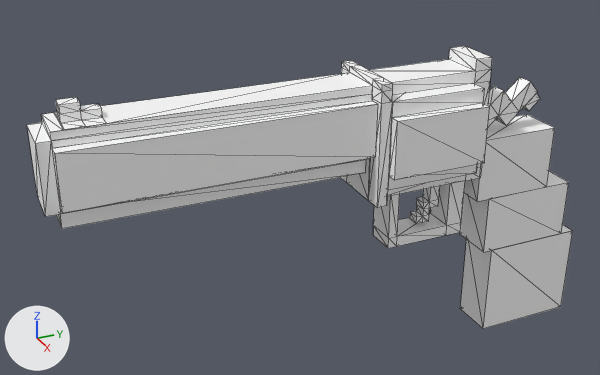
Renders of the FBX model 3d mess new/Assets/BLOCKYGON ASSETS ©/MODELS/WEAPONS AND GEARS/WEAPON/PISTOLS/BGN_REVOLVER.fbx from each side of a commit.
Both versions are drawn from a camera (50 mm lens) standing at (0.926, -0.647, 0.382) and looking at (-0.041, -0.211, -0.102). Lighting does not change. The marker at lower left points along +X, +Y and +Z. Mesh edges are drawn as thin lines. Where no turn or scale is listed for an object, it has been applied to the vertices.

The older version as bpy lines, for what is in view:
```python
me_scene = bpy.data.meshes.new('Scene')
me_scene.from_pydata(...)  # 238 vertices, 406 faces; spans x -0.056..0.056, y -0.562..0.23, z -0.372..0.08
me_scene.materials.append(mat_revolver)  # its picture is missing
me_scene_001 = bpy.data.meshes.new('Scene.001')
me_scene_001.from_pydata(...)  # 24 vertices, 44 faces; spans x -0.0712..0.0712, y -0.0701..0.0701, z -0.0615..0.0615
me_scene_001.materials.append(mat_revolver)  # its picture is missing
ob_bgn_revolver = bpy.data.objects.new('BGN_REVOLVER', me_scene)
ob_bgn_revolver.location = (0.0, 0.0, 0.0)
ob_clip = bpy.data.objects.new('CLIP', me_scene_001)
ob_clip.location = (0.001, -0.057, -0.02)
```
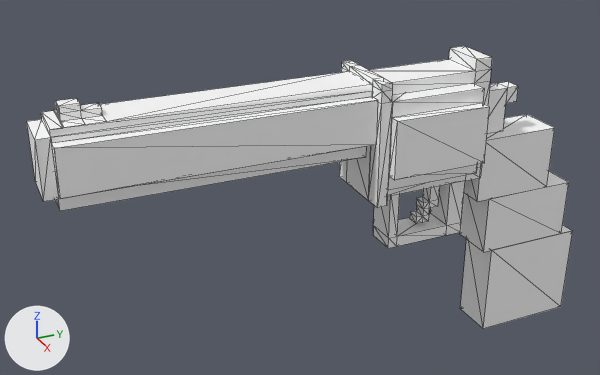
What differs and where, as boxes [x1, y1, x2, y2] in the pictures (600 x 375 px; the box of a moved part takes in the faces that stretch with it):
part 1 of me_scene, moved or reshaped
    before: [27, 73, 378, 229]
    after: [27, 71, 378, 211]
part 2 of me_scene, moved or reshaped
    before: [488, 77, 540, 127]
    after: [487, 82, 518, 134]

The edits, one by one:
me_scene is used by ob_bgn_revolver; location (0.0, 0.0, 0.0).
me_scene had 238 vertices, 406 faces and spanned x -0.056..0.056, y -0.562..0.23, z -0.372..0.08.
me_scene now has 230 vertices, 392 faces and spans x -0.056..0.056, y -0.562..0.23, z -0.372..0.079.
Part 1, on me_scene:
16 vertices in x -0.032..0.032, y -0.545..-0.142, z 0.058 move by (0.0, 0.0, 0.002).
12 vertices in x -0.048..0.048, y -0.562..-0.142, z 0.039..0.047 move by (0.0, 0.0, 0.005).
6 vertices in x -0.032..0.032, y -0.562..-0.545, z -0.043 move by (0.0, 0.0, 0.019).
4 vertices in x -0.032..0.032, y -0.143, z -0.043 move by (0.0, 0.001, 0.019).
4 vertices in x -0.048..0.048, y -0.545, z -0.034 move by (0.0, 0.0, 0.018).
4 vertices in x -0.01..0.01, y -0.53..-0.506, z 0.08 move by (0.0, 0.0, -0.001).
12 vertices move from x -0.048..0.048, y -0.545..-0.142, z -0.068..0.058 to x -0.048..0.048, y -0.545..-0.142, z -0.045..0.061.
Part 2, on me_scene:
28 vertices are removed from x -0.012..0.012, y 0.026..0.149, z -0.052..0.024.
52 faces are deleted.
10 vertices are added at x -0.012, y 0.041..0.107, z -0.085..0.042.
10 new vertices lie (0.024, 0.0, 0.0) away from vertices in x -0.012, y 0.041..0.107, z -0.085..0.042.
38 new faces join them.
